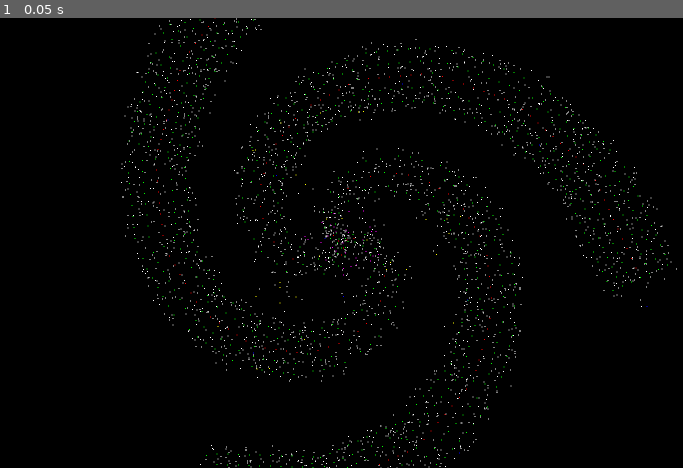
Above: before the commit, frame 1.
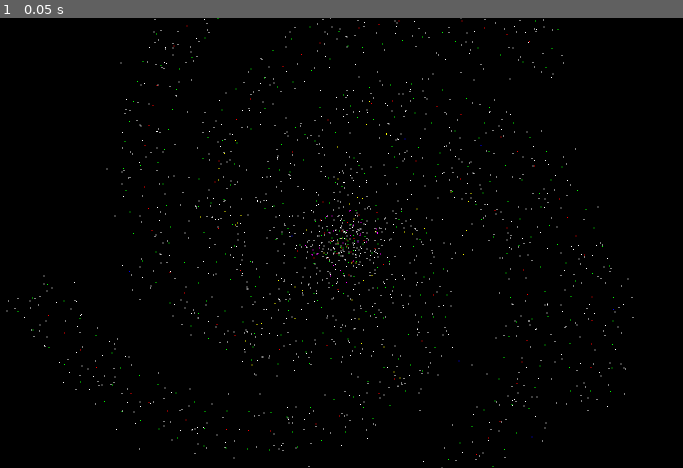
Above: after the commit, the same moment.

Repository: ChickenStorm/galaxy-gen
Game: Godot game, scene res://main.tscn
Two runs of this game, one before a commit and one after it. Both use one fixed random seed, a clock stepped at 60 frames per second and the inputs below.
Inputs:
- Up to frame 1 (0.05 s): no input

The runs differ from the first frame. In frame 1, 3.8% of the frame differs, in the area x 0-100%, y 0-100%.

Commit message:
README

Diff:
--- a/galaxy_node.gd
+++ b/galaxy_node.gd
@@ -26,16 +26,16 @@
 
 var general_angle_shift = 0
 
-const NUMBER_OF_ARM = 3
+const NUMBER_OF_ARM = 5
 const SCALE = 10.0 # scale for the drawing
 #this is not the Node2D.scale
 const NUMBER_OF_LONER_PER_ARM = 10
 const NUMBER_OF_RANDOM_NODE = 10
 const NUMBER_OF_SYSTEM_PER_NODE = 2
 const MAX_ARM_DEPTH = 15
-const ARM_EXTENTION_SCALE = 6.0 * pow(MAX_ARM_DEPTH/15.0,2.0)
+const ARM_EXTENTION_SCALE = 4.0 * pow(MAX_ARM_DEPTH/15.0,2.0)
 const FINAL_ARM_ANGLE = 2.0 * PI
-const MAX_DIST_NODE = SCALE*2 # maximum distance between node in arm for interpolation
+const MAX_DIST_NODE = SCALE * 4.0 # maximum distance between node in arm for interpolation
 const NUMBER_OF_CORE_NODE = 30
 const CORE_RANGE = 8.0 # max distance to create core node in units of SCALE
 
